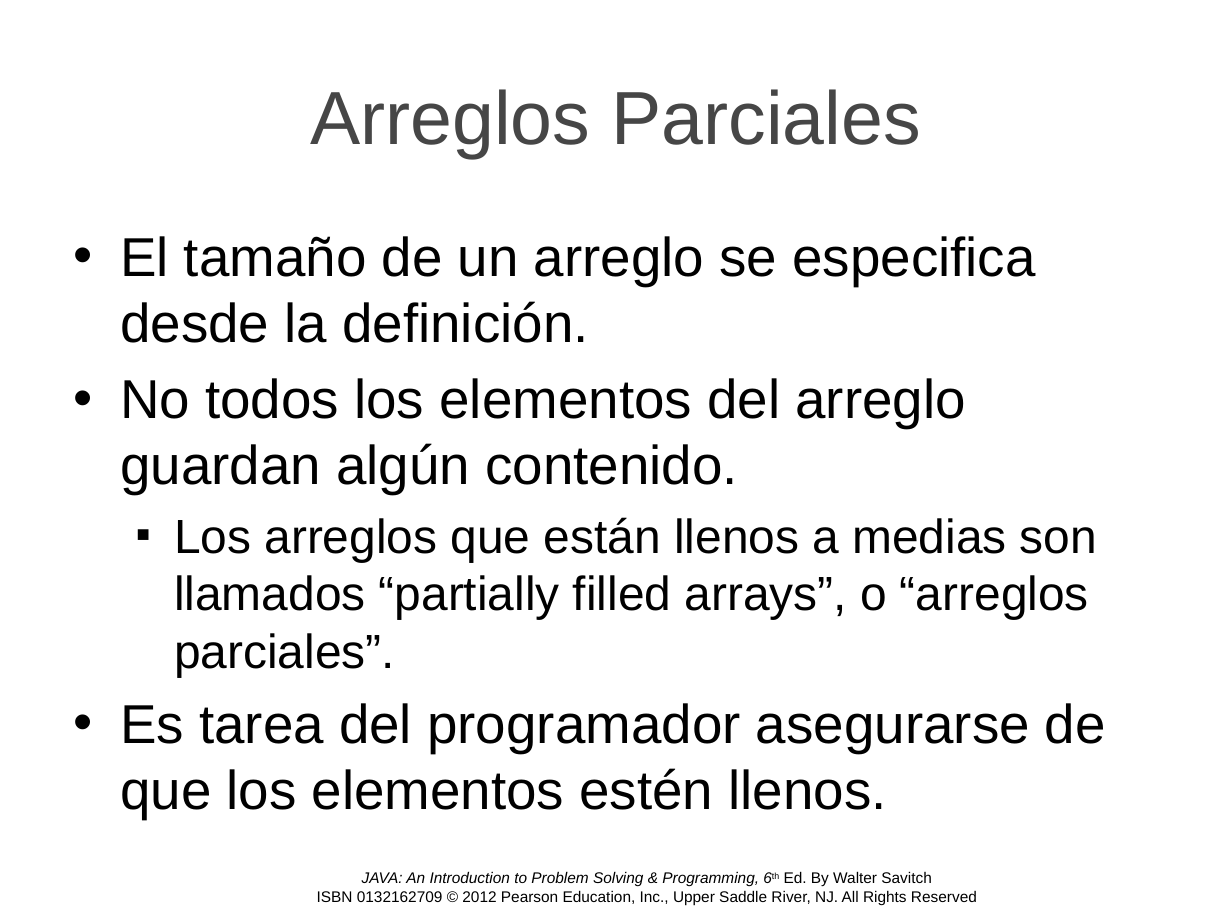
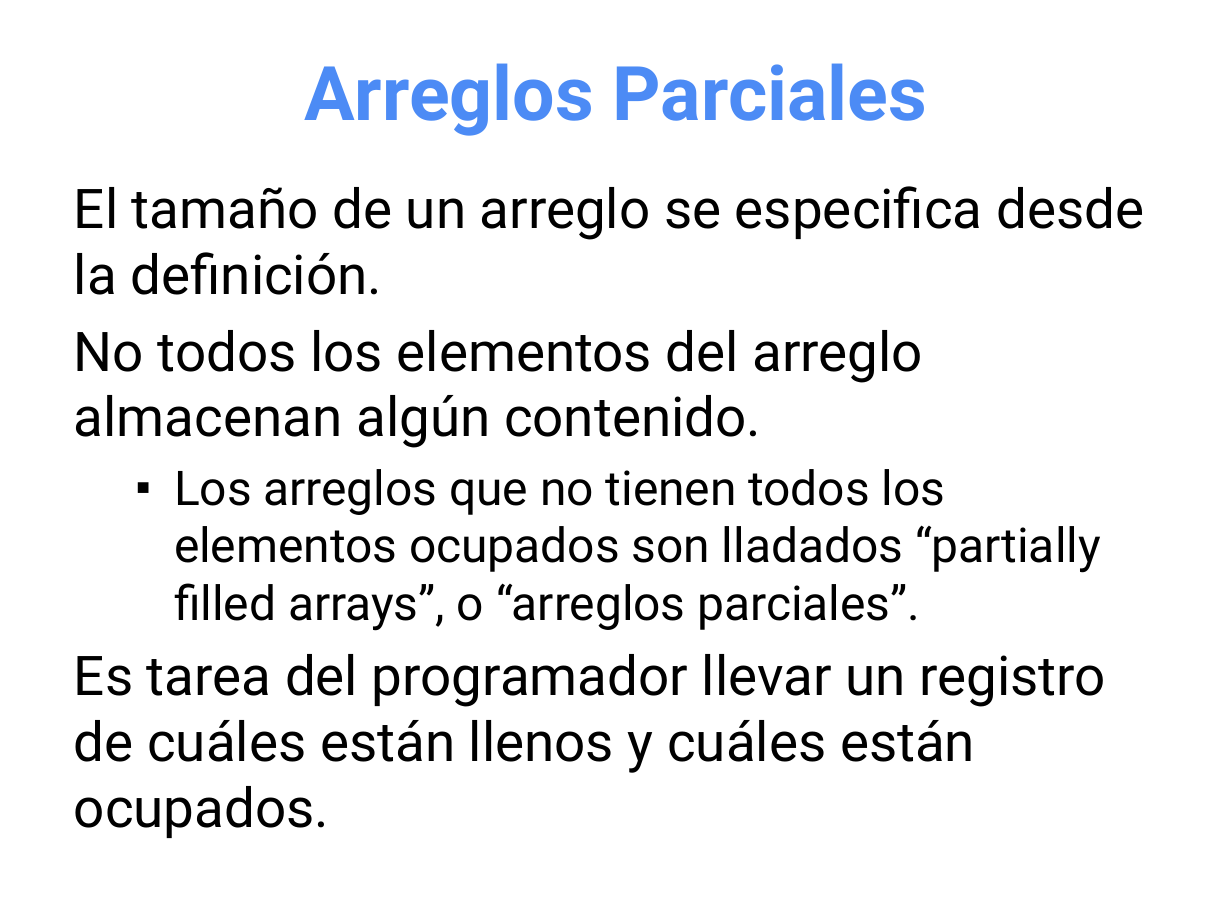
Before and after one commit to OMardil/INFO2, a slide deck: slide 2 of MOD02_Algoritmos_de_ordenamiento_y_busqueda/01 Presentacion/INFO2_MOD2-Ordenamiento_y_Busqueda.pptx. Drawn at 1232x924 pixels with LibreOffice and Linux fonts; fonts in the diff are those of the drawing; background and template pictures are left out. Boxes give left, top, right and bottom in pixels: in the first picture for what was removed or moved away, otherwise in the second. Text is boxed around its words. In the diff, an @@ line names an element or a change of style, - is before the commit and + after.

```diff
--- a/MOD02_Algoritmos_de_ordenamiento_y_busqueda/01 Presentacion/INFO2_MOD2-Ordenamiento_y_Busqueda.pptx
+++ b/MOD02_Algoritmos_de_ordenamiento_y_busqueda/01 Presentacion/INFO2_MOD2-Ordenamiento_y_Busqueda.pptx
@@ title "Arreglos Parciales" at [304, 63, 927, 136]: font Arial to Roboto, text colour #464646 to #4C8BF5, bold on @@
@@ text "El tamaño de un arreglo ...": place and size @@
-text "El tamaño de un arreglo ..." at [120, 236, 1106, 819]
+text "El tamaño de un arreglo ..." at [74, 186, 1144, 838]
@@ text at [74, 186, 1144, 295]: font Arial to Roboto in "El tamaño de un arreglo se especifica ..."; bullet • to none @@
@@ text at [74, 330, 1106, 838]: text changed; font Arial to Roboto @@
-• No todos los elementos del arreglo guardan algún contenido.
-  ▪ Los arreglos que están llenos a medias son llamados “partially filled arrays”, o “arreglos parciales”.
-• Es tarea del programador asegurarse de que los elementos estén llenos.
+No todos los elementos del arreglo almacenan algún contenido.
+  ▪ Los arreglos que no tienen todos los elementos ocupados son lladados “partially filled arrays”, o “arreglos parciales”.
+Es tarea del programador llevar un registro de cuáles están llenos y cuáles están ocupados.
@@ text removed at [317, 871, 977, 905] @@
-JAVA: An Introduction to Problem Solving & Programming, 6th Ed. By Walter Savitch
-ISBN 0132162709 © 2012 Pearson Education, Inc., Upper Saddle River, NJ. All Rights Reserved
```
Also in this commit, not shown: 21 other slides changed, 2 slides added, 1 slide removed, 1 other file.
